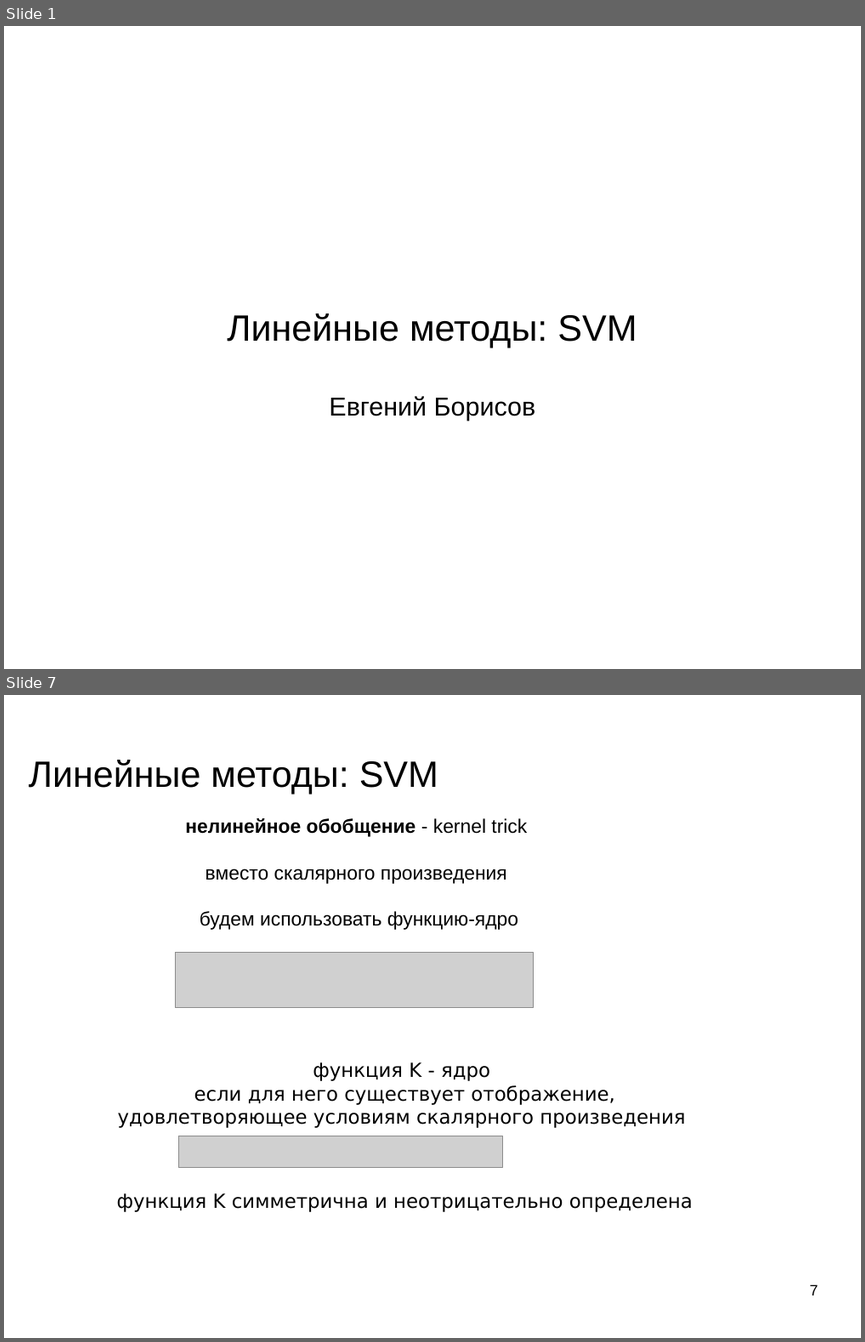
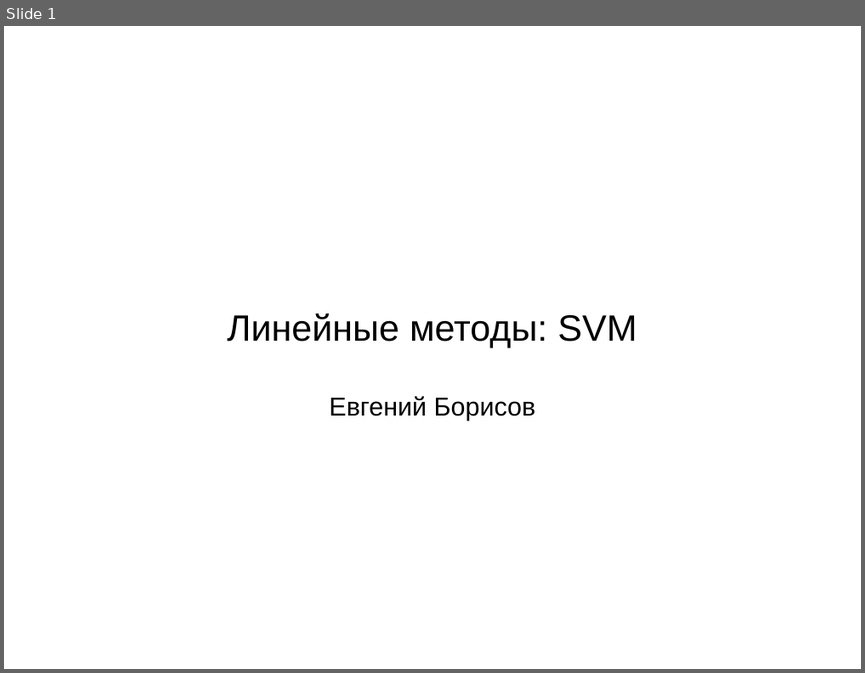
Before and after one commit to mechanoid5/ml_lectorium_legacy, a slide deck: 18-svm.odp. Shown one above the other, each under a label of ours: slides 1 and 7 before the commit, slide 1 after it; the slides between them are not shown. The pictures are 865x1342 and 865x673 pixels, drawn with LibreOffice and Linux fonts; fonts in the diff are those of the drawing; grey boxes stand for pictures; background and template pictures are left out. Boxes give left, top, right and bottom in pixels: in the first picture for what was removed or moved away, otherwise in the second. Text is boxed around its words. In the diff, an @@ line names an element or a change of style, - is before the commit and + after.

```diff
--- a/18-svm.odp
+++ b/18-svm.odp
@@ slide 7 removed at <box>4,695,861,1338</box>, background picture (left out) @@
@@ title removed at <box>29,760,438,794</box> @@
-Линейные методы: SVM
@@ text removed at <box>185,818,527,930</box> @@
-нелинейное обобщение - kernel trick
-вместо скалярного произведения
-будем использовать функцию-ядро
@@ picture removed at <box>175,953,533,1009</box> @@
@@ text removed at <box>118,1062,685,1128</box> @@
-функция K - ядро
-если для него существует отображение,
-удовлетворяющее условиям скалярного произведения
@@ picture removed at <box>179,1136,502,1167</box> @@
@@ text removed at <box>117,1193,692,1212</box> @@
-функция K симметрична и неотрицательно определена
@@ page number removed at <box>810,1284,818,1295</box> @@
-7
```
Also in this commit, not shown: 5 slides changed, 4 slides added, 3 other slides removed, 3 other files.
